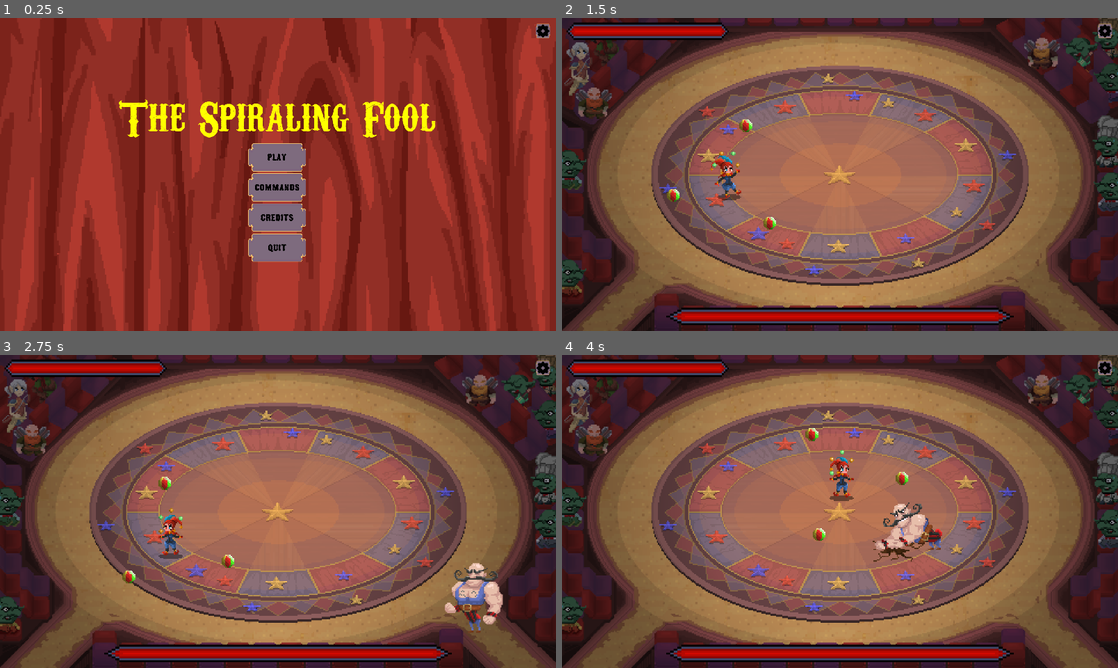
Above: before the commit, frames 1-4 (two rows, left to right).
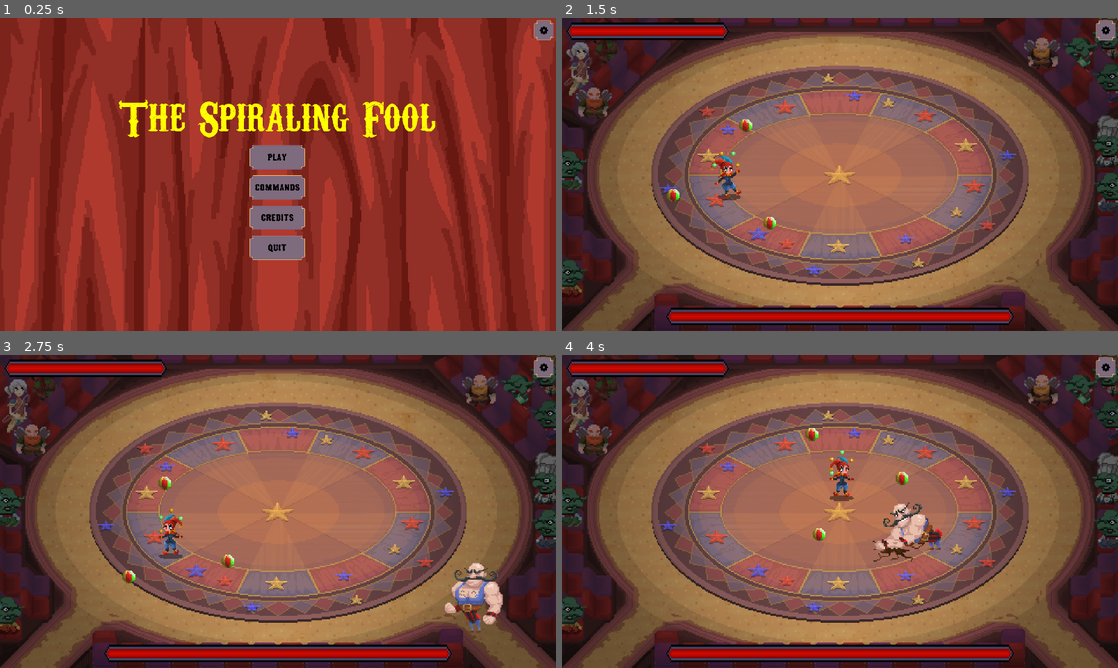
Above: after the commit, the same moments.

Repository: OscarPindaro/BossRushJam2025
Game: Godot game, scene res://scenes/controller/base_controller.tscn
Same seed, same stepped clock (60 frames per second), same inputs: the game is played once before the commit and once after it.
Inputs (mouse positions are in pixels of both pictures, inside the frame that each line leads up to):
- Up to frame 1 (0.25 s): no input
- Up to frame 2 (1.5 s): click "Play" at 0.5 s; move the mouse to (962, 158) at 1.27 s; hold Right (ui_right) from 1.28 s (still down)
- Up to frame 3 (2.75 s): move the mouse to (166, 527) at 2.02 s; release Right (ui_right) at 2.03 s; hold Down (ui_down) from 2.03 s (still down)
- Up to frame 4 (4 s): move the mouse to (895, 442) at 2.77 s; release Down (ui_down) at 2.78 s; hold Right (ui_right) 2.78-3.53 s; move the mouse to (812, 574) at 3.52 s; hold Up (ui_up) from 3.53 s (still down)

The runs differ from the first frame. In frame 1, 1.0% of the frame differs, in the area x 44-100%, y 0-78%; in frame 2, 0.5%; in frame 3, 0.5%; in frame 4, 0.5%.

Commit message:
added dmg animations and fixed healthbars

Diff:
--- a/asset/graphic/UI/HealthBar/healthbar.tres
+++ b/asset/graphic/UI/HealthBar/healthbar.tres
@@ -5,10 +5,15 @@
 
 [sub_resource type="StyleBoxTexture" id="StyleBoxTexture_45avu"]
 texture = ExtResource("1_bmtwi")
+texture_margin_left = 4.67018
+texture_margin_right = 4.3656
+region_rect = Rect2(-0.100338, 0, 93.1003, 9)
 
 [sub_resource type="StyleBoxTexture" id="StyleBoxTexture_ibldd"]
 texture = ExtResource("2_dfox3")
-region_rect = Rect2(0, 0, 93, 9)
+texture_margin_left = 4.91057
+texture_margin_right = 7.18368
+region_rect = Rect2(0.101831, 0, 92.9974, 9)
 
 [resource]
 ProgressBar/styles/background = SubResource("StyleBoxTexture_45avu")
--- a/asset/graphic/UI/ui_custom_style.tres
+++ b/asset/graphic/UI/ui_custom_style.tres
@@ -29,14 +29,27 @@
 
 [sub_resource type="StyleBoxTexture" id="StyleBoxTexture_iqspa"]
 texture = ExtResource("2_xk2g1")
-region_rect = Rect2(7.65738, 7.48765, 144.832, 49.0754)
+texture_margin_left = 26.0
+texture_margin_top = 26.0
+texture_margin_right = 26.0
+texture_margin_bottom = 26.0
+region_rect = Rect2(0, 0, 160, 64)
 
 [sub_resource type="StyleBoxTexture" id="StyleBoxTexture_5ord1"]
 texture = ExtResource("2_miug5")
-region_rect = Rect2(7.77618, 7.54642, 144.305, 49.2429)
+texture_margin_left = 26.0
+texture_margin_top = 26.0
+texture_margin_right = 26.0
+texture_margin_bottom = 26.0
+region_rect = Rect2(0, 0, 160, 64)
 
 [sub_resource type="StyleBoxTexture" id="StyleBoxTexture_lml1a"]
 texture = ExtResource("2_xk2g1")
+texture_margin_left = 26.0
+texture_margin_top = 26.0
+texture_margin_right = 26.0
+texture_margin_bottom = 26.0
+region_rect = Rect2(0, 0, 160, 64)
 
 [sub_resource type="StyleBoxFlat" id="StyleBoxFlat_fecjm"]
 bg_color = Color(0.494118, 0.419608, 0.494118, 1)
@@ -124,9 +137,6 @@
 Button/styles/hover = SubResource("StyleBoxTexture_iqspa")
 Button/styles/normal = SubResource("StyleBoxTexture_5ord1")
 Button/styles/pressed = SubResource("StyleBoxTexture_lml1a")
-HSlider/icons/grabber = null
-HSlider/icons/grabber_disabled = null
-HSlider/icons/grabber_highlight = null
 Label/colors/font_color = Color(0, 0, 0, 1)
 Label/colors/font_outline_color = Color(0, 0, 0, 1)
 Label/font_sizes/font_size = 24
@@ -138,6 +148,8 @@
 ProgressBar/styles/fill = SubResource("StyleBoxTexture_j46if")
 TabBar/styles/button_highlight = SubResource("StyleBoxFlat_36j7r")
 TabBar/styles/button_pressed = SubResource("StyleBoxFlat_oxtg2")
+TabBar/styles/tab_disabled = SubResource("StyleBoxFlat_oojx5")
+TabBar/styles/tab_focus = SubResource("StyleBoxFlat_oojx5")
 TabBar/styles/tab_hovered = SubResource("StyleBoxFlat_oojx5")
 TabBar/styles/tab_selected = SubResource("StyleBoxFlat_5ubl8")
 TabBar/styles/tab_unselected = SubResource("StyleBoxFlat_op060")
--- a/scenes/bosses/ballerina/ballerina.gd
+++ b/scenes/bosses/ballerina/ballerina.gd
@@ -114,6 +114,9 @@
 func take_damage(damage) -> void:
 	hp -= damage
 	emit_signal("boss_damaged", damage)
+	var tween = get_tree().create_tween()
+	tween.tween_property(animation_sprites, "modulate", Color.WHITE, 0.1).from(Color.CRIMSON)
+
 	if hp <= 0:
 		boss_dead.emit()
 		audio_defeat.play()
--- a/scenes/bosses/strongman/strong_man.gd
+++ b/scenes/bosses/strongman/strong_man.gd
@@ -116,6 +116,9 @@
 func take_damage(damage) -> void:
 	hp -= damage
 	emit_signal("boss_damaged", damage)
+	var tween = get_tree().create_tween()
+	# Fade to 0.5 alpha
+	tween.tween_property(animations, "modulate", Color.WHITE, 0.1).from(Color.CRIMSON)
 	if hp <= 0:
 		boss_dead.emit()
 		if !is_dead:
--- a/scenes/menu/buttons/ButtonSettings/settings_button.tscn
+++ b/scenes/menu/buttons/ButtonSettings/settings_button.tscn
@@ -6,11 +6,10 @@
 
 [node name="SettingsButton" instance=ExtResource("1_bhb40")]
 top_level = true
-offset_left = 1850.0
-offset_top = 20.0
-offset_right = 1900.0
-offset_bottom = 70.0
+offset_left = 1836.0
+offset_top = 1.0
+offset_right = 1920.0
+offset_bottom = 85.0
 icon = ExtResource("2_uedw1")
 icon_alignment = 1
-expand_icon = true
 script = ExtResource("2_e8jg6")
--- a/scenes/menu/settings_menu/settings_menu.tscn
+++ b/scenes/menu/settings_menu/settings_menu.tscn
@@ -26,8 +26,10 @@
 texture = ExtResource("2_x02sy")
 
 [node name="MarginContainer" type="MarginContainer" parent="CanvasLayer"]
-offset_right = 1920.0
-offset_bottom = 1080.0
+offset_left = 1.0
+offset_top = 16.0
+offset_right = 1921.0
+offset_bottom = 1096.0
 
 [node name="NinePatchRect" type="NinePatchRect" parent="CanvasLayer"]
 anchors_preset = 13
@@ -42,8 +44,8 @@
 anchors_preset = 15
 anchor_right = 1.0
 anchor_bottom = 1.0
-offset_left = -304.0
-offset_right = 304.0
+offset_left = -307.5
+offset_right = 307.5
 grow_horizontal = 2
 grow_vertical = 2
 alignment = 1
@@ -70,8 +72,8 @@
 [node name="MarginContainer" type="MarginContainer" parent="CanvasLayer/NinePatchRect/VBoxContainer/TabContainer/Audio"]
 custom_minimum_size = Vector2(400, 200)
 layout_mode = 0
-offset_right = 40.0
-offset_bottom = 40.0
+offset_right = 614.0
+offset_bottom = 200.0
 theme = ExtResource("1_7hog2")
 
 [node name="VBoxContainer" type="VBoxContainer" parent="CanvasLayer/NinePatchRect/VBoxContainer/TabContainer/Audio/MarginContainer"]
--- a/scenes/player/player.gd
+++ b/scenes/player/player.gd
@@ -29,7 +29,6 @@
 func on_player_death():
 	dead = true
 	var tween = get_tree().create_tween()
-
 	# Fade to 0.5 alpha
 	tween.tween_property(self, "modulate:a", 0, 0.3)
 
@@ -40,7 +39,8 @@
 		audio.play_sound("TAKE_DMG")
 	var tween = get_tree().create_tween()
 	# Fade to 0.5 alpha
-	tween.tween_property(self, "modulate:v", 1, 0.01).from(15)
+	tween.tween_property($Animations, "modulate:v", 1, 0.1).from(15)
+	#tween.tween_property($Animations, "modulate", Color.WHITE, 0.1).from(Color.CRIMSON)
 
 	if current_hp < 0:
 		player_dead.emit()
Not shown: 1 places in scenes/game/fights/tutorial/tutorial_bossfight.tscn that only renumber resources
